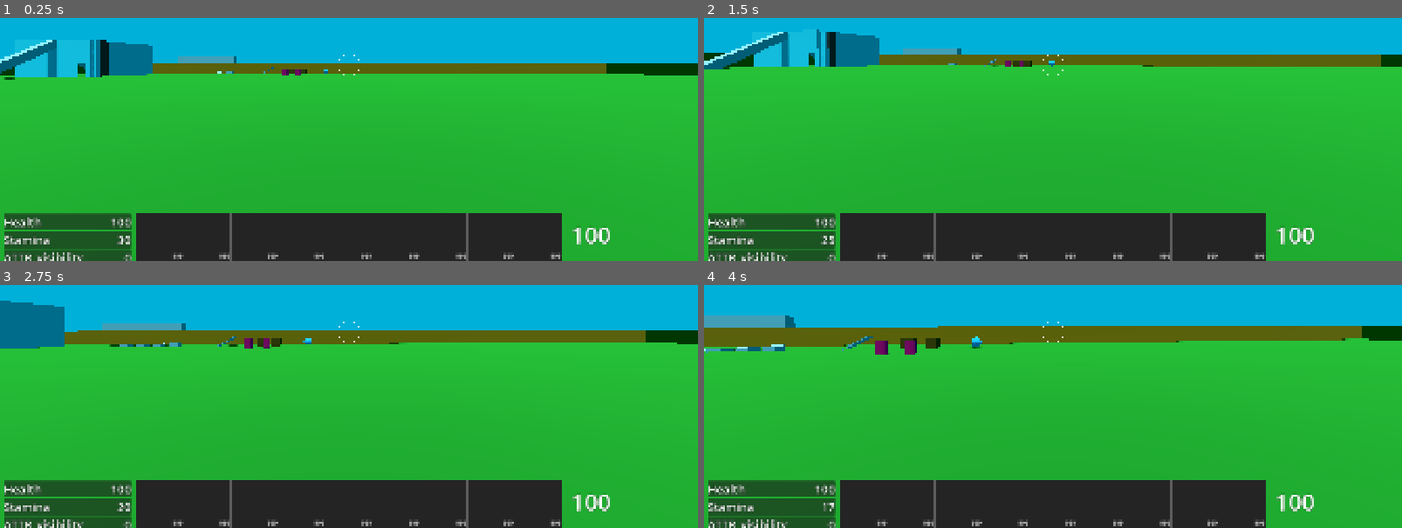
Above: before the commit, frames 1-4 (two rows, left to right).
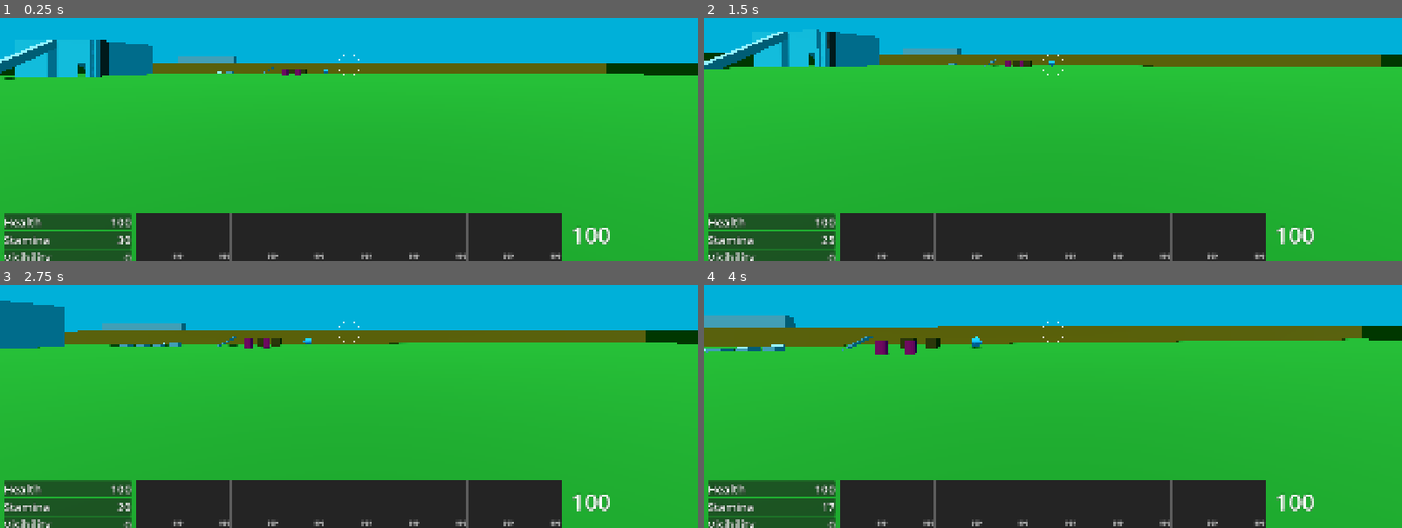
Above: after the commit, the same moments.

Repository: janisl/rpg-core
Game: Godot game, scene res://levels/test.tscn
The game is run twice, just before and just after one commit, with the same random seed, the same clock (stepped at 60 frames per second) and the same inputs.
Inputs (mouse positions are in pixels of both pictures, inside the frame that each line leads up to):
- Up to frame 1 (0.25 s): no input
- Up to frame 2 (1.5 s): tap Enter at 0.5 s; move the mouse to (1087, 64) at 0.52 s; hold Shift (crouch) 0.53-1.28 s; hold W (forward) from 0.53 s (still down); tap Space (jump) at 0.77 s; move the mouse to (1018, 66) at 1.27 s; tap T (cycle_ammo) at 1.35 s
- Up to frame 3 (2.75 s): keep holding W (forward); tap Space (jump) at 1.52 s; move the mouse to (362, 326) at 2.02 s; hold E (interact) from 2.03 s (still down)
- Up to frame 4 (4 s): keep holding W (forward); move the mouse to (1046, 338) at 2.77 s; release E (interact) at 2.78 s; click (1046, 338) at 2.85 s; tap Space (jump) at 3.02, 3.77 s; move the mouse to (1101, 336) at 3.52 s; hold Ctrl (sprint) from 3.53 s (still down)

The runs differ from the first frame. In frame 1, 0.2% of the frame differs, in the area x 0-12%, y 96-100%; in frame 2, 0.2%; in frame 3, 0.2%; in frame 4, 0.2%.

Commit message:
Visibility attribute test.

Diff:
--- a/levels/test.tscn
+++ b/levels/test.tscn
@@ -9,6 +9,7 @@
 [ext_resource type="PackedScene" uid="uid://delu2qjrw6teu" path="res://addons/Mirror3D/Mirror3D.tscn" id="11_eudka"]
 [ext_resource type="PackedScene" uid="uid://dmm1368oglfp0" path="res://actors/player/player.tscn" id="16_08uri"]
 [ext_resource type="PackedScene" uid="uid://crytf2marbeak" path="res://props/exploding_barrel.tscn" id="16_lqn8c"]
+[ext_resource type="PackedScene" uid="uid://ctr7n0w3hgys7" path="res://systems/attributes/areas/lightzone_component.tscn" id="17_08uri"]
 [ext_resource type="PackedScene" uid="uid://cbtrf5bt881ri" path="res://items/weapons/pistol/pistol_pickup.tscn" id="18_fivcu"]
 [ext_resource type="PackedScene" uid="uid://c1w5e3ieei41o" path="res://items/weapons/shotgun/shotgun_pickup.tscn" id="19_b5wip"]
 [ext_resource type="PackedScene" uid="uid://bmq87quw8icqf" path="res://items/weapons/laser/laser_pickup.tscn" id="20_70x8p"]
@@ -241,6 +242,22 @@
 
 [sub_resource type="BoxShape3D" id="BoxShape3D_g5r3q"]
 
+[sub_resource type="StandardMaterial3D" id="StandardMaterial3D_g5r3q"]
+transparency = 1
+albedo_color = Color(0.8980392, 0.11372549, 0, 0.4509804)
+
+[sub_resource type="BoxMesh" id="BoxMesh_6qnao"]
+material = SubResource("StandardMaterial3D_g5r3q")
+
+[sub_resource type="StandardMaterial3D" id="StandardMaterial3D_hftbt"]
+transparency = 1
+albedo_color = Color(1, 0, 0, 0.49803922)
+
+[sub_resource type="BoxMesh" id="BoxMesh_g5r3q"]
+material = SubResource("StandardMaterial3D_hftbt")
+
+[sub_resource type="BoxShape3D" id="BoxShape3D_6k6bt"]
+
 [node name="Test" type="Node3D" unique_id=867766289]
 
 [node name="NavigationRegion" type="NavigationRegion3D" parent="." unique_id=2061881241]
@@ -589,6 +606,18 @@
 [node name="TopOfLadder" type="Node3D" parent="Ladder/Area3D" unique_id=839623352]
 transform = Transform3D(1, 0, 0, 0, 1, 0, 0, 0, 1, 0, 2.2832785, 0)
 
+[node name="Enemies" type="Node3D" parent="Ladder" unique_id=164662087]
+transform = Transform3D(-4.371139e-08, 0, -1, 0, 1, 0, 1, 0, -4.371139e-08, -36, -2.5, 34.5)
+
+[node name="SimpleEnemy" parent="Ladder/Enemies" unique_id=1330723701 instance=ExtResource("8_2grjb")]
+transform = Transform3D(-4.371139e-08, 0, 1, 0, 1, 0, -1, 0, -4.371139e-08, 3, 0, 5)
+
+[node name="SimpleEnemy2" parent="Ladder/Enemies" unique_id=268849966 instance=ExtResource("8_2grjb")]
+transform = Transform3D(-4.371139e-08, 0, 1, 0, 1, 0, -1, 0, -4.371139e-08, 3, 0, 10)
+
+[node name="SightDetection" parent="Ladder/Enemies/SimpleEnemy2" index="9" unique_id=1899700967]
+minimum_visibility = 1
+
 [node name="Ladder2" type="Node3D" parent="." unique_id=1333784860]
 transform = Transform3D(-1, 0, -8.742278e-08, 0, 1, 0, 8.742278e-08, 0, -1, -43, 2.5, -35.5)
 
@@ -753,11 +782,6 @@
 [node name="LaserAmmo10" parent="Pickups" unique_id=9996306 instance=ExtResource("21_uyurq")]
 transform = Transform3D(-4.371139e-08, 0, 1, 0, 1, 0, -1, 0, -4.371139e-08, -2.8, 1.005, 5.9)
 
-[node name="Enemies" type="Node3D" parent="." unique_id=164662087]
-
-[node name="SimpleEnemy" parent="Enemies" unique_id=1330723701 instance=ExtResource("8_2grjb")]
-transform = Transform3D(-4.371139e-08, 0, 1, 0, 1, 0, -1, 0, -4.371139e-08, 3, 0, 5)
-
 [node name="Decorations" type="Node3D" parent="." unique_id=211340265]
 
 [node name="Ball" type="RigidBody3D" parent="Decorations" unique_id=589787673]
@@ -775,13 +799,22 @@
 [node name="DestructibleBox2" parent="Decorations" unique_id=1727946077 instance=ExtResource("6_6g8e2")]
 transform = Transform3D(1, 0, 0, 0, 1, 0, 0, 0, 1, -8, 0, -45)
 
+[node name="ExplodingBarrel" parent="Decorations" unique_id=23067863 instance=ExtResource("16_lqn8c")]
+transform = Transform3D(1, 0, 0, 0, 1, 0, 0, 0, 1, -10, 0.5, -40)
+
+[node name="ExplodingBarrel2" parent="Decorations" unique_id=1834983115 instance=ExtResource("16_lqn8c")]
+transform = Transform3D(1, 0, 0, 0, 1, 0, 0, 0, 1, -8, 0.5, -40)
+
 [node name="TriggerVolume" type="Area3D" parent="." unique_id=355576465]
-transform = Transform3D(1, 0, 0, 0, 1, 0, 0, 0, 1, 0, 0.6120062, -3.497616)
+transform = Transform3D(1, 0, 0, 0, 1, 0, 0, 0, 1, 5, 0.5, 5)
 script = ExtResource("9_qhvcx")
 metadata/_custom_type_script = "uid://dkyw6ncoxwu4k"
 
 [node name="CollisionShape3D" type="CollisionShape3D" parent="TriggerVolume" unique_id=1153436555]
 shape = SubResource("BoxShape3D_g5r3q")
+
+[node name="MeshInstance3D" type="MeshInstance3D" parent="TriggerVolume" unique_id=931368805]
+mesh = SubResource("BoxMesh_6qnao")
 
 [node name="Mirror3D" parent="." unique_id=916837440 instance=ExtResource("11_eudka")]
 transform = Transform3D(1, 0, 0, 0, 1, 0, 0, 0, 1, -36, 1, -34.49)
@@ -790,12 +823,18 @@
 cull_mask = 1048573
 cull_far = 1000.0
 
-[node name="ExplodingBarrel" parent="." unique_id=23067863 instance=ExtResource("16_lqn8c")]
-transform = Transform3D(1, 0, 0, 0, 1, 0, 0, 0, 1, -10, 0.5, -40)
-
-[node name="ExplodingBarrel2" parent="." unique_id=1834983115 instance=ExtResource("16_lqn8c")]
-transform = Transform3D(1, 0, 0, 0, 1, 0, 0, 0, 1, -8, 0.5, -40)
-
 [node name="Player" parent="." unique_id=86196454 instance=ExtResource("16_08uri")]
 
-[connection signal="activated" from="TriggerVolume" to="Enemies/SimpleEnemy" method="on_trigger"]
+[node name="MeshInstance3D" type="MeshInstance3D" parent="." unique_id=366468528]
+transform = Transform3D(1, 0, 0, 0, 1, 0, 0, 0, 1, 0, 0.5, 10)
+mesh = SubResource("BoxMesh_g5r3q")
+
+[node name="LightzoneComponent" parent="MeshInstance3D" unique_id=880632074 instance=ExtResource("17_08uri")]
+
+[node name="CollisionShape3D" parent="MeshInstance3D/LightzoneComponent" index="0" unique_id=1407484355]
+shape = SubResource("BoxShape3D_6k6bt")
+
+[connection signal="activated" from="TriggerVolume" to="Ladder/Enemies/SimpleEnemy" method="on_trigger"]
+
+[editable path="Ladder/Enemies/SimpleEnemy2"]
+[editable path="MeshInstance3D/LightzoneComponent"]
--- a/localization/strings.csv
+++ b/localization/strings.csv
@@ -17,3 +17,4 @@
 INTERACT Pick up,Pick up
 ATTRIBUTE Health,Health
 ATTRIBUTE Stamina,Stamina
+ATTRIBUTE Visibility,Visibility
--- a/systems/attributes/visibility_attribute.tscn
+++ b/systems/attributes/visibility_attribute.tscn
@@ -5,5 +5,5 @@
 [node name="VisibilityAttribute" type="Node" unique_id=2015746694]
 script = ExtResource("1_yrrgw")
 attribute_name = "visibility"
-display_name = "ATTR_visibility"
+display_name = "ATTRIBUTE Visibility"
 max_value = 5.0
